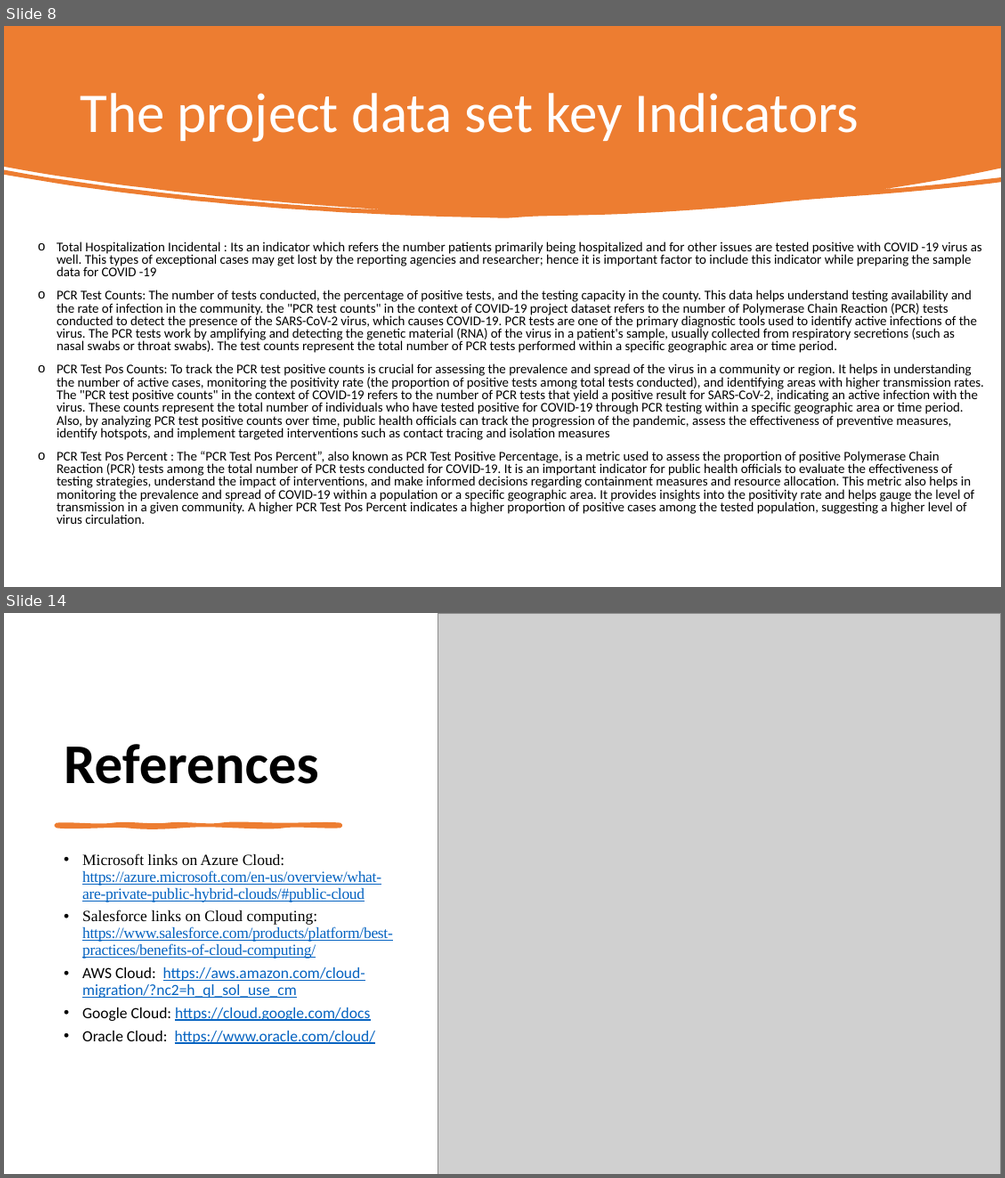
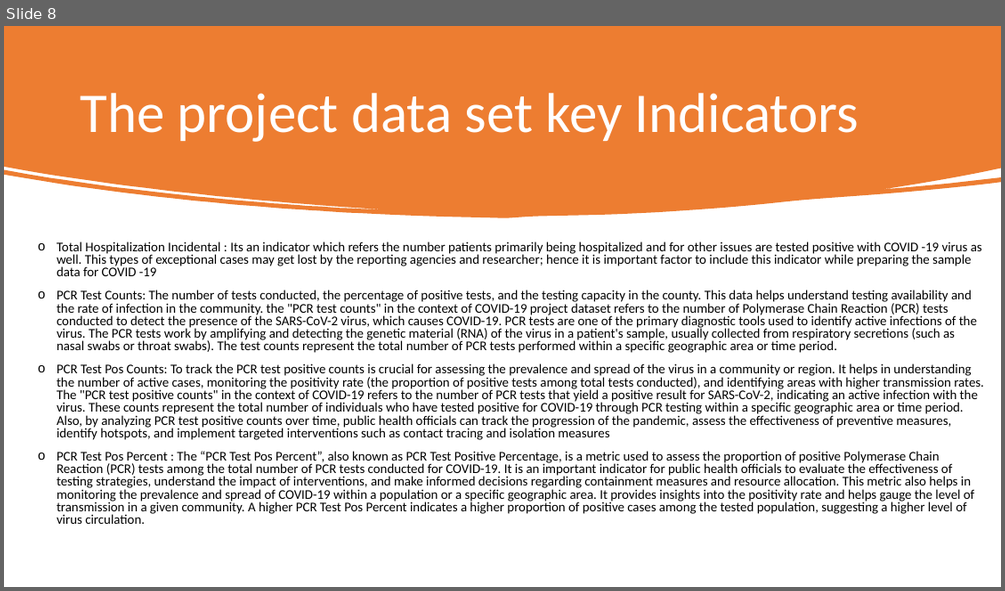
Before and after one commit to santoshgithub100/DSC530_TermEndProject, a slide deck: DC530 Term End Project.pptx. Shown one above the other, each under a label of ours: slides 8 and 14 before the commit, slide 8 after it; the slides between them are not shown. The pictures are 1005x1178 and 1005x591 pixels, drawn with LibreOffice and Linux fonts; fonts in the diff are those of the drawing; grey boxes stand for pictures. Boxes give left, top, right and bottom in pixels: in the first picture for what was removed or moved away, otherwise in the second. Text is boxed around its words. In the diff, an @@ line names an element or a change of style, - is before the commit and + after.

```diff
--- a/DC530 Term End Project.pptx
+++ b/DC530 Term End Project.pptx
@@ slide 14 removed at (x1=4, y1=613, x2=1001, y2=1174), background #FFFFFF @@
@@ picture removed at (x1=438, y1=613, x2=1001, y2=1174) @@
@@ title removed at (x1=64, y1=744, x2=319, y2=784) @@
-References
@@ freeform shape removed at (x1=57, y1=825, x2=340, y2=826) @@
@@ text removed at (x1=82, y1=853, x2=393, y2=1044) @@
-• Microsoft links on Azure Cloud: https://azure.microsoft.com/en-us/overview/what-are-private-public-hybrid-clouds/#public-cloud
-• Salesforce links on Cloud computing: https://www.salesforce.com/products/platform/best-practices/benefits-of-cloud-computing/
-• AWS Cloud: https://aws.amazon.com/cloud-migration/?nc2=h_ql_sol_use_cm
-• Google Cloud: https://cloud.google.com/docs
-• Oracle Cloud: https://www.oracle.com/cloud/
```
Also in this commit, not shown: 7 slides changed, 8 slides added.
